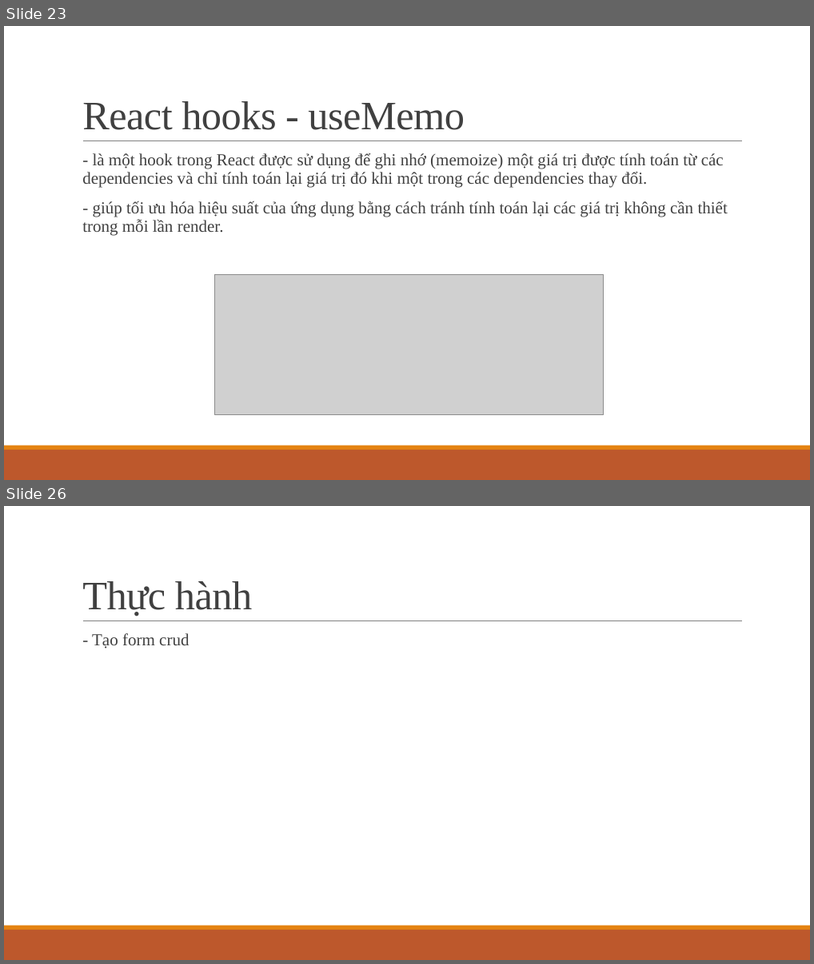
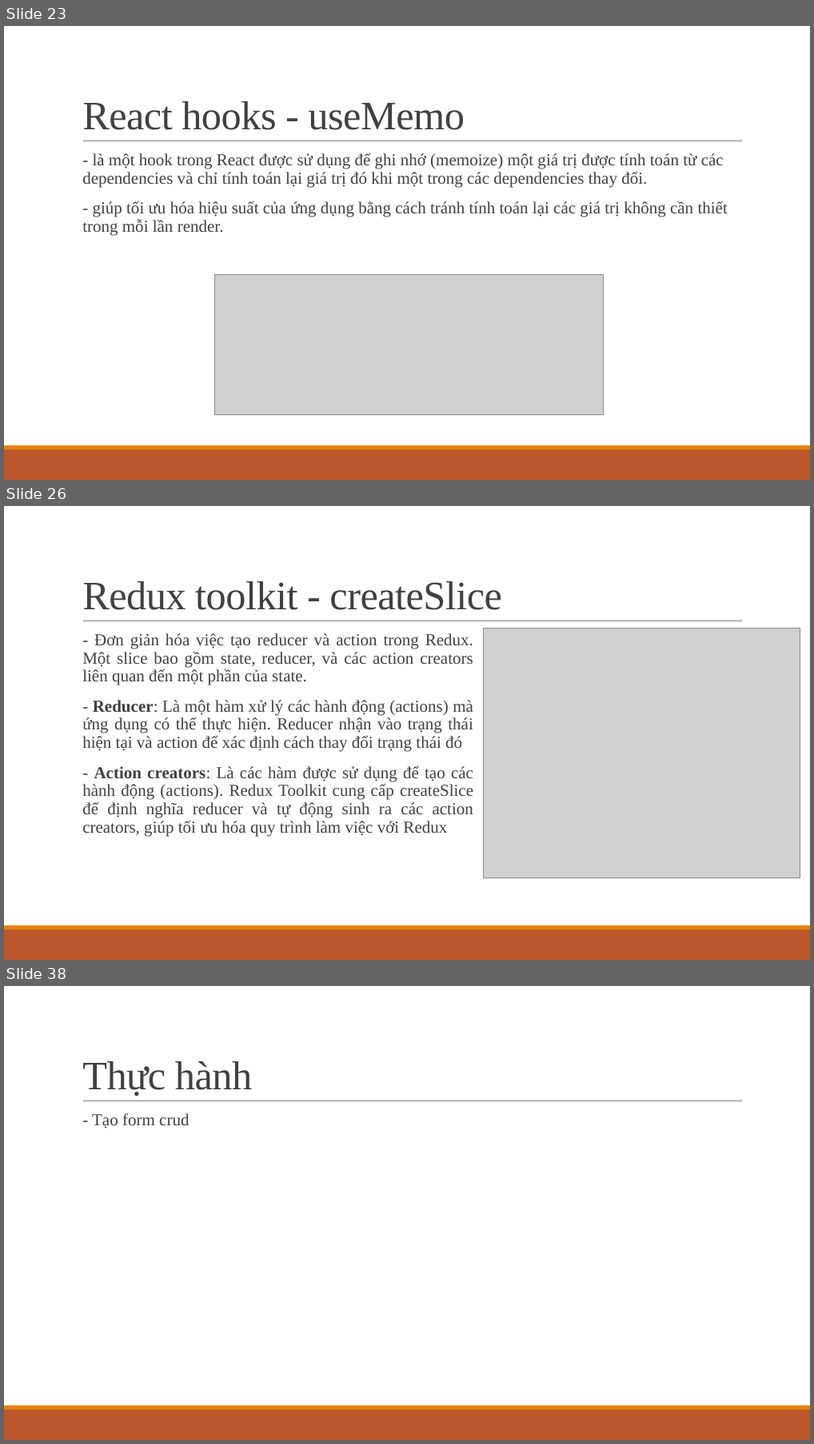
Before and after one commit to ddinhftieens/tranning-react, a slide deck: react_ts.pptx. Shown one above the other, each under a label of ours: slides 23 and 26 before the commit, slides 23, 26 and 38 after it; the slides between them are not shown. The pictures are 814x964 and 814x1444 pixels, drawn with LibreOffice and Linux fonts; fonts in the diff are those of the drawing; grey boxes stand for pictures. Boxes give left, top, right and bottom in pixels: in the first picture for what was removed or moved away, otherwise in the second. Text is boxed around its words. In the diff, an @@ line names an element or a change of style, - is before the commit and + after.

```diff
--- a/react_ts.pptx
+++ b/react_ts.pptx
@@ slide 26 added at box(4, 506, 810, 960), background #FFFFFF; not listed: 3 template elements that a slide beside it also shows @@
@@ title added at box(82, 581, 502, 610), 48 pt, text #404040 @@
+Redux toolkit - createSlice
@@ text added at box(82, 633, 474, 836), 20 pt, text #404040 @@
+  - Đơn giản hóa việc tạo reducer và action trong Redux. Một slice bao gồm state, reducer, và các action creators liên quan đến một phần của state.
+  - Reducer: Là một hàm xử lý các hành động (actions) mà ứng dụng có thể thực hiện. Reducer nhận vào trạng thái hiện tại và action để xác định cách thay đổi trạng thái đó
+  - Action creators: Là các hàm được sử dụng để tạo các hành động (actions). Redux Toolkit cung cấp createSlice để định nghĩa reducer và tự động sinh ra các action creators, giúp tối ưu hóa quy trình làm việc với Redux
@@ picture added at box(484, 628, 801, 877) @@
@@ what was slide 26 is now slide 38 @@
```
Also in this commit, not shown: 1 slide changed, 12 other slides added, 1 slide removed.
